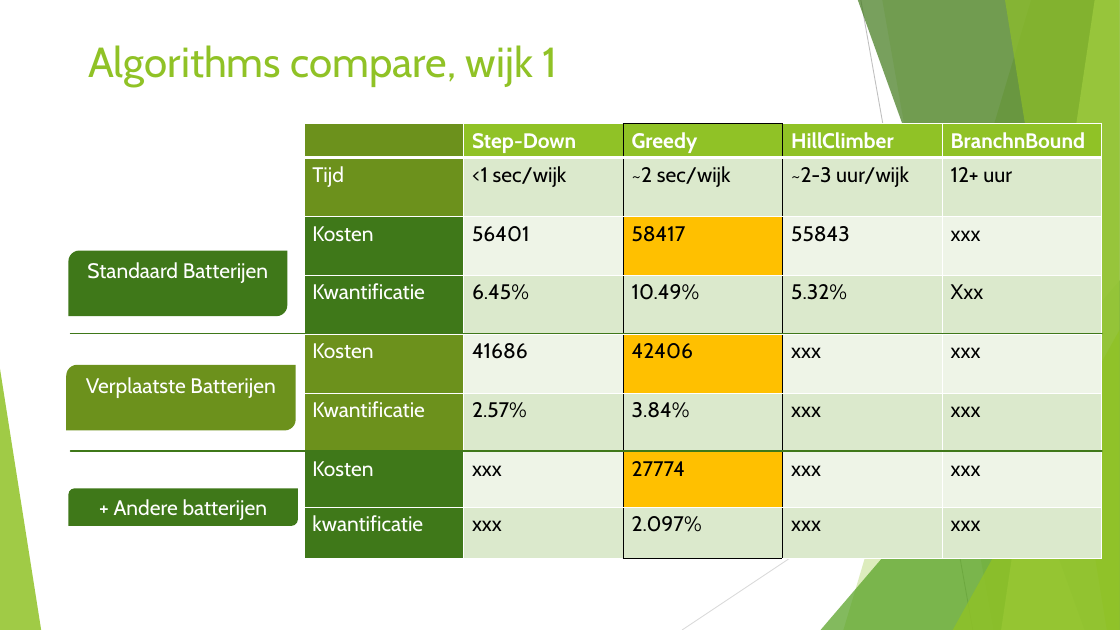
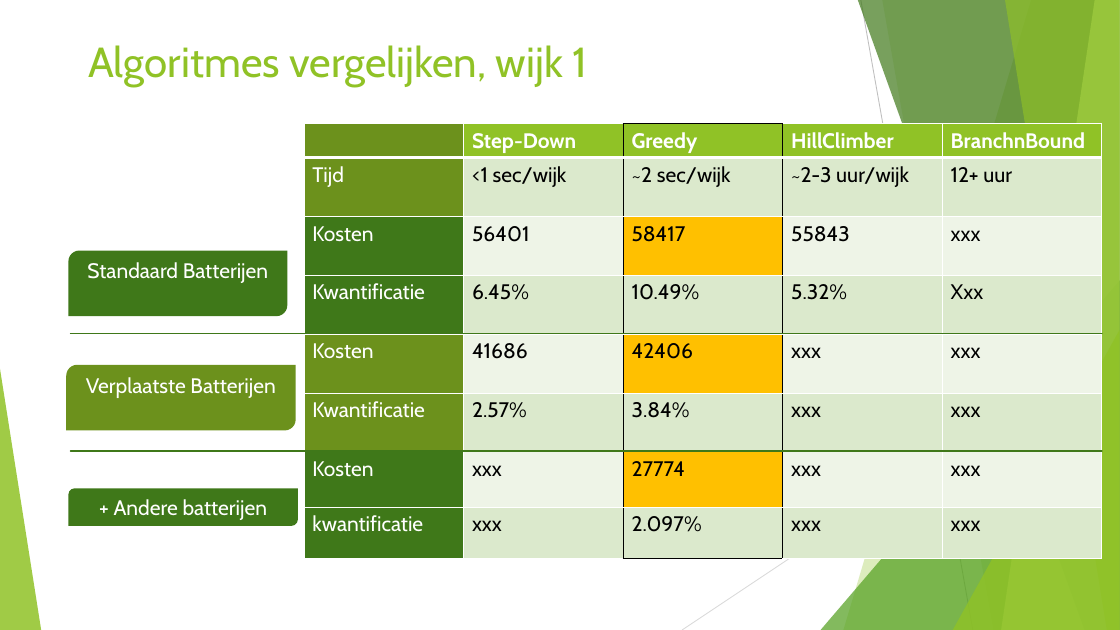
Before and after one commit to JSMR-heuristics/JSMR, a slide deck: slide 12 of EndPres.pptx. Drawn at 1120x630 pixels with LibreOffice and Linux fonts; fonts in the diff are those of the drawing. Boxes give left, top, right and bottom in pixels: in the first picture for what was removed or moved away, otherwise in the second. Text is boxed around its words. In the diff, an @@ line names an element or a change of style, - is before the commit and + after.

```diff
--- a/EndPres.pptx
+++ b/EndPres.pptx
@@ title at bbox=[88, 45, 587, 87]: text changed @@
-Algorithms compare, wijk 1
+Algoritmes vergelijken, wijk 1
```
Also in this commit, not shown: 9 other slides changed, 1 slide added, 1 slide removed.
